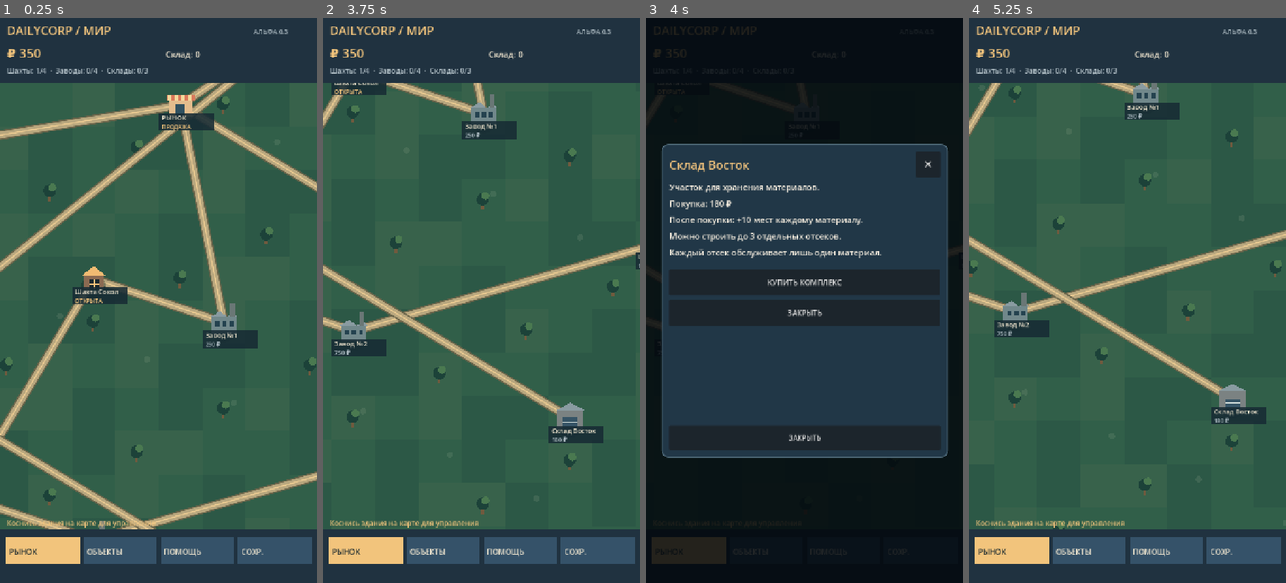
Above: before the commit, frames 1-4 (left to right).
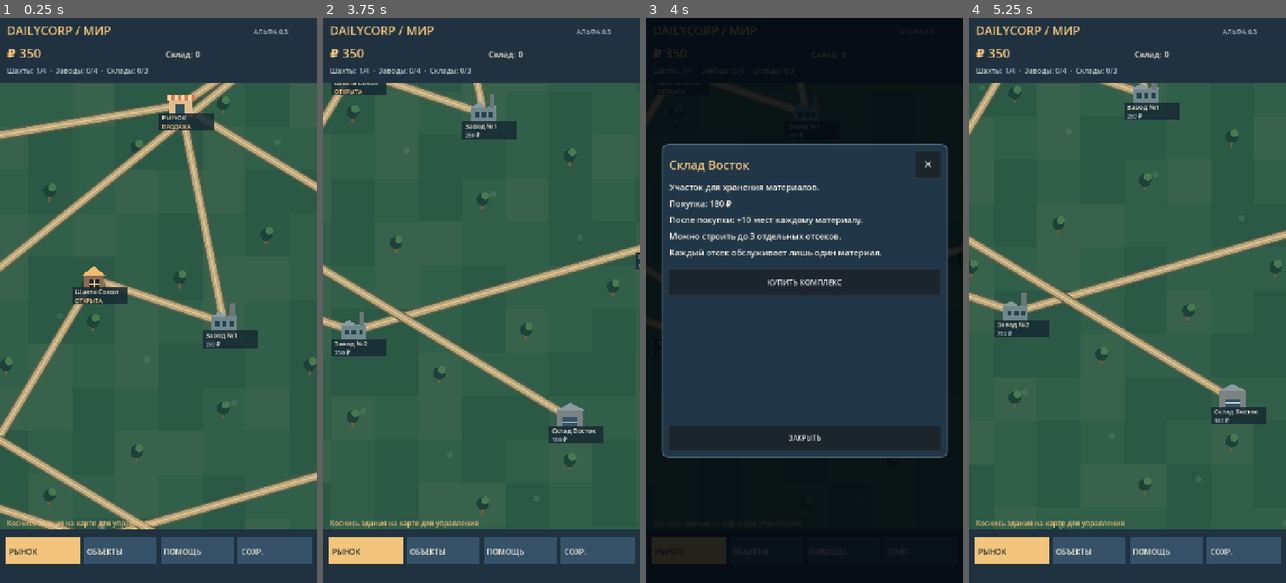
Above: after the commit, the same moments.

Repository: WarfWar/DailyCorp
Game: Godot game, scene res://scenes/main.tscn
Two runs of this game, one before a commit and one after it. Both use one fixed random seed, a clock stepped at 60 frames per second and the inputs below.
Inputs (mouse positions are in pixels of both pictures, inside the frame that each line leads up to):
- Up to frame 1 (0.25 s): no input
- Up to frame 2 (3.75 s): tap Enter at 0.5, 2, 3.5 s; drag from (481, 300) to (513, 176) at 0.52 s; tap Space at 1.25, 2.75 s; drag from (481, 300) to (465, 413) at 1.27 s; move the mouse to (513, 176) at 2.02 s; click (513, 176) at 2.17 s; drag from (465, 413) to (386, 215) at 2.77 s; move the mouse to (576, 385) at 3.52 s; click (576, 385) at 3.67 s
- Up to frame 3 (4 s): no input
- Up to frame 4 (5.25 s): click "ЗАКРЫТЬ" at 4.25 s; tap Space at 5 s; drag from (1032, 215) to (1079, 159) at 5.02 s

Frames 1-2 are identical in both runs. In frame 3, 3.9% of the frame differs, in the area x 7-93%, y 49-55%; in frame 4, nothing differs.

Commit message:
Remove redundant Close action; keep fixed top and bottom close controls

Diff:
--- a/scripts/world_view.gd
+++ b/scripts/world_view.gd
@@ -191,7 +191,10 @@
                     "Улучшение: %d ₽ и %d стали" % [120*level, 1 if level >= 2 else 0]]
     if info_seconds > 0.0:
         lines.push_front(info)
-    dialog.present(title, lines, buttons(), Callable(self,"action"))
+    var commands_to_show: Array = buttons()
+    if not commands_to_show.is_empty() and commands_to_show.back() == "ЗАКРЫТЬ":
+        commands_to_show.pop_back()
+    dialog.present(title, lines, commands_to_show, Callable(self,"action"))
 
 func slot_cost() -> int:
     var built := 0
